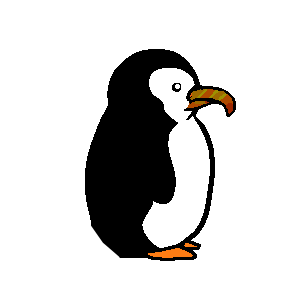
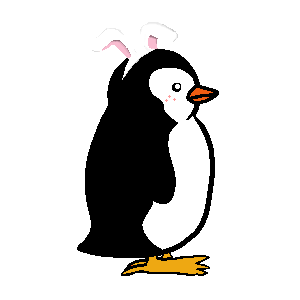
Revision of a layered (300, 300) image; what changed, layer by layer:
added layer "feet_duck" in group "feet" over [121, 248, 210, 276]
hid "feet_normal" over [143, 241, 201, 261]
showed group "toppers" (4 layers) over [92, 22, 178, 80]
added layer "topper_bunny" in group "toppers" over [92, 22, 178, 80]
showed group "tails" (4 layers) over [77, 225, 138, 276]
showed group "face" (2 layers) over [165, 95, 176, 102]
added layer "face_freckle" in group "face" over [165, 95, 176, 102]
hid "beak_toucan" over [184, 86, 236, 117]
